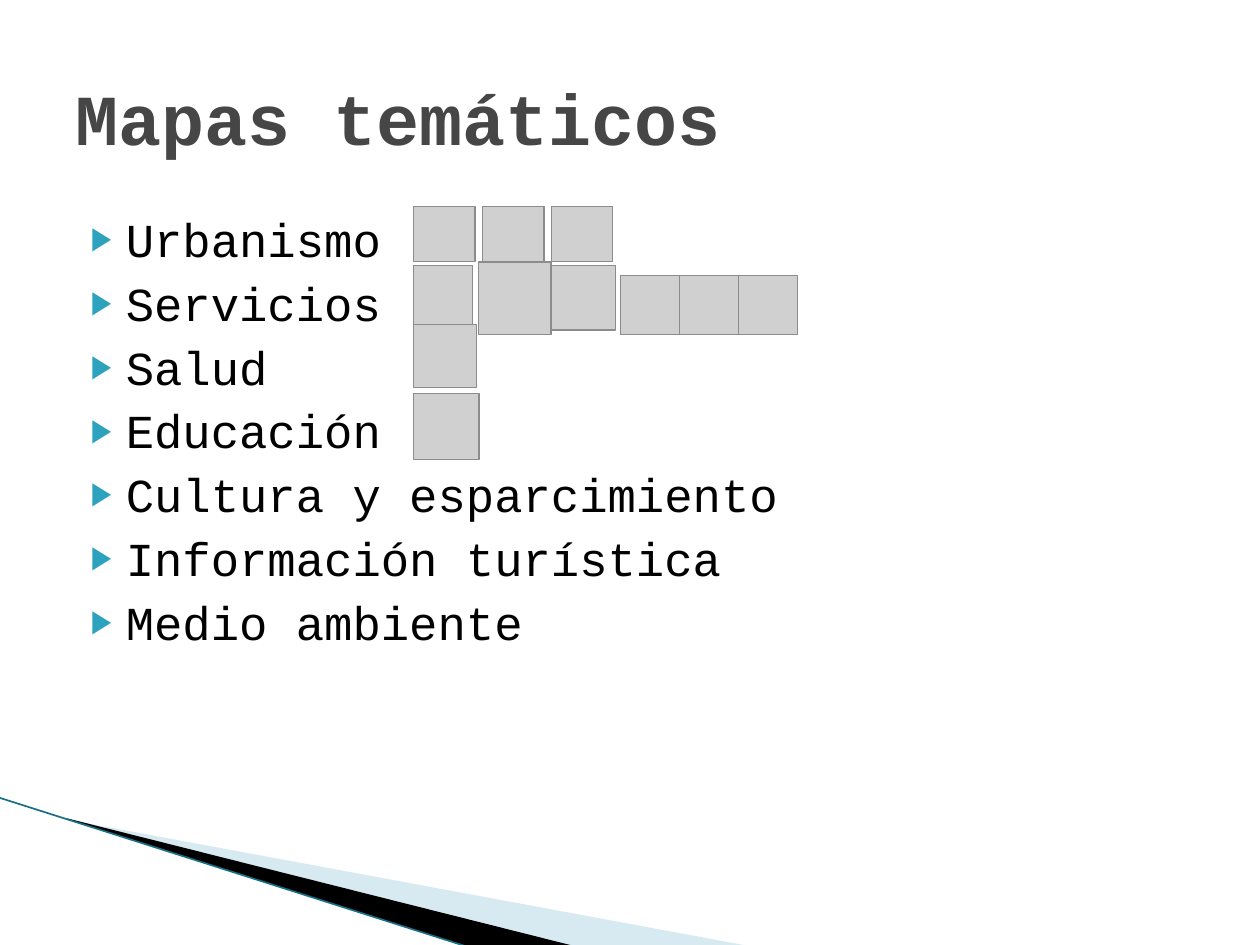
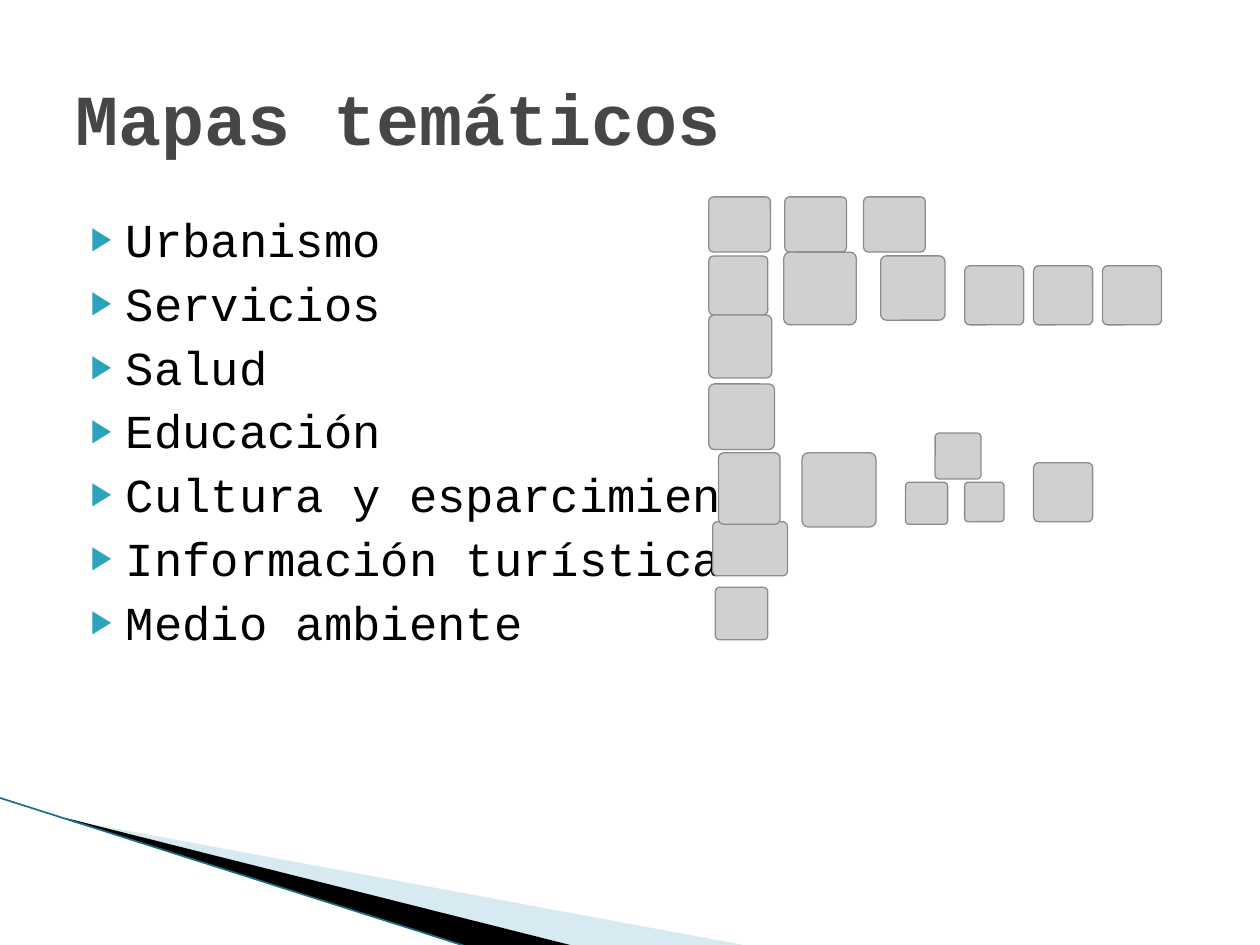
Before and after one commit to guido07/sg2-utn-2011-tp, a slide deck: slide 7 of TP Minería/Sistema de Información Geográfica.pptx. Drawn at 1260x945 pixels with LibreOffice and Linux fonts; fonts in the diff are those of the drawing; grey boxes stand for pictures; background and template pictures are left out. Boxes give left, top, right and bottom in pixels: in the first picture for what was removed or moved away, otherwise in the second. Text is boxed around its words. In the diff, an @@ line names an element or a change of style, - is before the commit and + after.

```diff
--- a/TP Minería/Sistema de Información Geográfica.pptx
+++ b/TP Minería/Sistema de Información Geográfica.pptx
@@ picture: place and size @@
-picture at (483,207,544,262)
+picture at (785,197,847,252)
@@ picture: place and size @@
-picture at (551,207,612,262)
+picture at (863,197,925,252)
@@ picture removed at (479,262,552,335) @@
@@ picture added at (784,252,857,325) @@
@@ picture: place and size @@
-picture at (551,266,615,330)
+picture at (881,256,945,320)
@@ picture: place and size @@
-picture at (620,276,679,335)
+picture at (965,266,1024,325)
@@ picture: place and size @@
-picture at (679,276,738,335)
+picture at (1033,266,1092,325)
@@ picture: place and size @@
-picture at (738,276,798,335)
+picture at (1102,266,1162,325)
@@ 4 pictures: place and size @@
-4 pictures at (413,207,479,459)
+4 pictures at (709,197,775,450)
@@ picture added at (935,433,980,479) @@
@@ picture added at (718,452,780,524) @@
@@ picture added at (801,452,876,527) @@
@@ picture added at (1033,462,1092,522) @@
@@ picture added at (906,483,948,524) @@
@@ picture added at (965,483,1004,522) @@
@@ picture added at (713,522,788,576) @@
@@ picture added at (716,587,769,640) @@
```
Also in this commit, not shown: 1 slide added, 1 other file.
